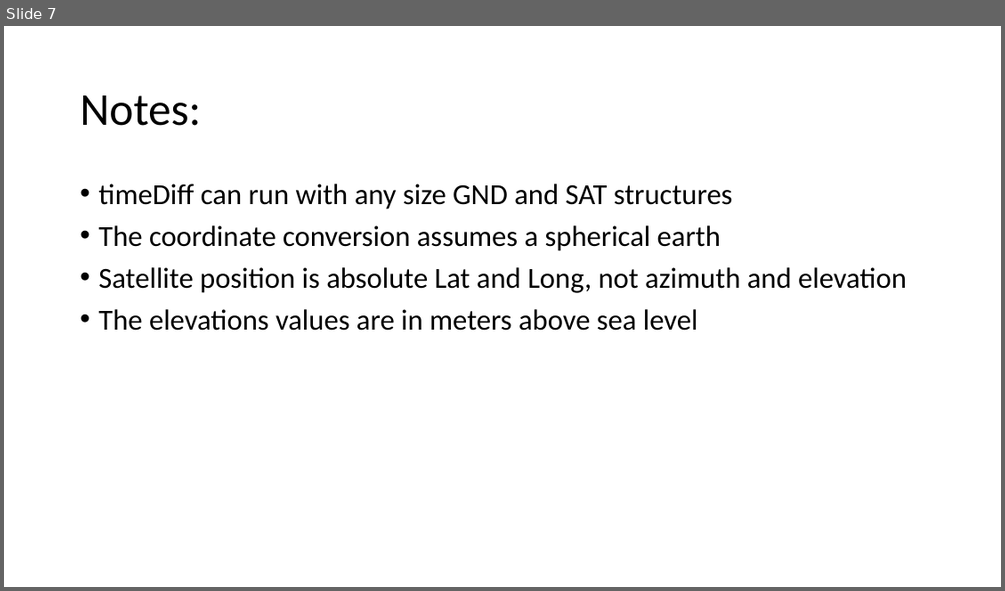
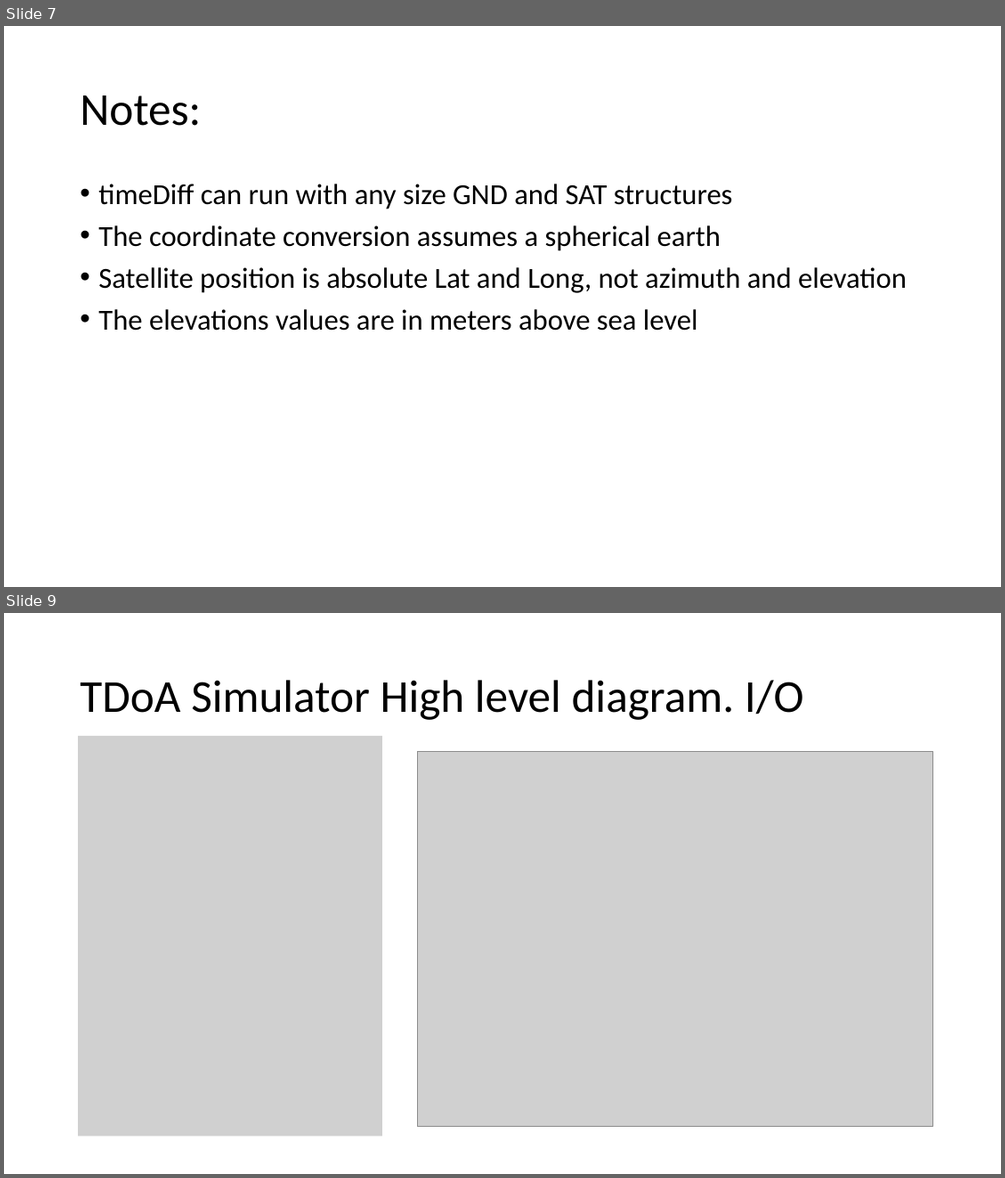
Before and after one commit to MSD-LASSO/FeasibilityStudies, a slide deck: TdoaSim/TDoA Flowchart.pptx. Shown one above the other, each under a label of ours: slide 7 before the commit, slides 7 and 9 after it; the slides between them are not shown. The pictures are 1005x591 and 1005x1178 pixels, drawn with LibreOffice and Linux fonts; fonts in the diff are those of the drawing; grey boxes stand for pictures. Boxes give left, top, right and bottom in pixels: in the first picture for what was removed or moved away, otherwise in the second. Text is boxed around its words. In the diff, an @@ line names an element or a change of style, - is before the commit and + after.

```diff
--- a/TdoaSim/TDoA Flowchart.pptx
+++ b/TdoaSim/TDoA Flowchart.pptx
@@ slide 9 added at <box>4,613,1001,1174</box>, background #FFFFFF @@
@@ title added at <box>80,680,804,720</box>, 44 pt, text #000000 @@
+TDoA Simulator High level diagram. I/O
@@ picture added at <box>78,736,382,1135</box> @@
@@ picture added at <box>418,751,933,1126</box> @@
```
Also in this commit, not shown: 30 other slides added, 7 other files.
